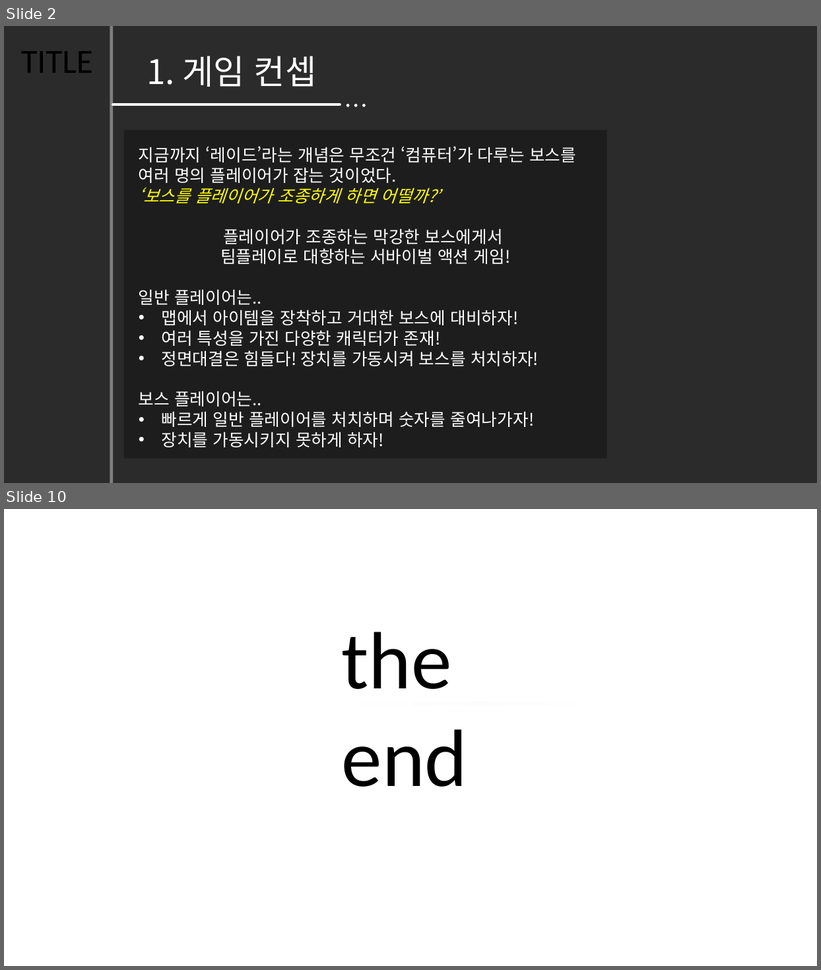
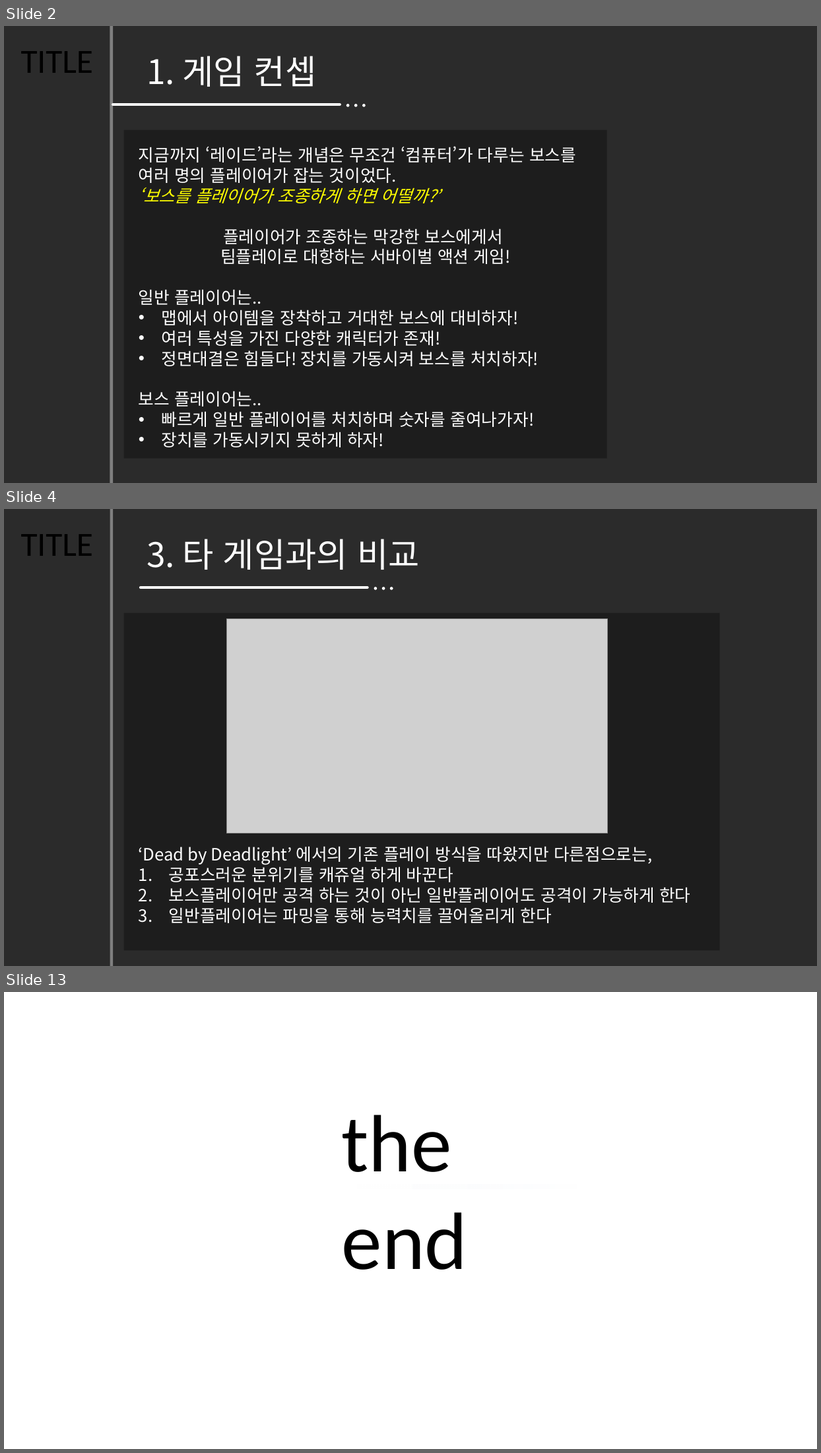
Before and after one commit to hajeongyeon/capstone_design, a slide deck: planning/졸업작품 제안서.pptx. Shown one above the other, each under a label of ours: slides 2 and 10 before the commit, slides 2, 4 and 13 after it; the slides between them are not shown. The pictures are 821x970 and 821x1453 pixels, drawn with LibreOffice and Linux fonts; fonts in the diff are those of the drawing; grey boxes stand for pictures; background and template pictures are left out; a plain dark background stands for a picture behind light text. Boxes give left, top, right and bottom in pixels: in the first picture for what was removed or moved away, otherwise in the second. Text is boxed around its words. In the diff, an @@ line names an element or a change of style, - is before the commit and + after.

Commit message:
타 게임과의 비교 추가

```diff
--- a/planning/졸업작품 제안서.pptx
+++ b/planning/졸업작품 제안서.pptx
@@ slide 4 added at <box>4,509,817,966</box>, background picture (left out) @@
@@ rectangle added at <box>110,509,113,966</box>, fill #FFFFFF at 40% opacity @@
@@ text added at <box>21,534,93,556</box>, 40 pt, text #000000 @@
+TITLE
@@ text added at <box>147,539,419,570</box>, 40 pt, text #FFFFFF @@
+3. 타 게임과의 비교
@@ group added at <box>141,587,393,590</box>: 3 ellipses, 1 line @@
@@ rectangle added at <box>124,613,720,951</box>, fill #000000 at 31% opacity @@
@@ picture added at <box>226,619,608,834</box> @@
@@ text added at <box>139,846,690,923</box>, 20 pt, text #FFFFFF @@
+‘Dead by Deadlight’ 에서의 기존 플레이 방식을 따왔지만 다른점으로는,
+1. 공포스러운 분위기를 캐쥬얼 하게 바꾼다
+2. 보스플레이어만 공격 하는 것이 아닌 일반플레이어도 공격이 가능하게 한다
+3. 일반플레이어는 파밍을 통해 능력치를 끌어올리게 한다
@@ what was slide 10 is now slide 13 @@
```
Also in this commit, not shown: 8 slides changed, 2 other slides added.
